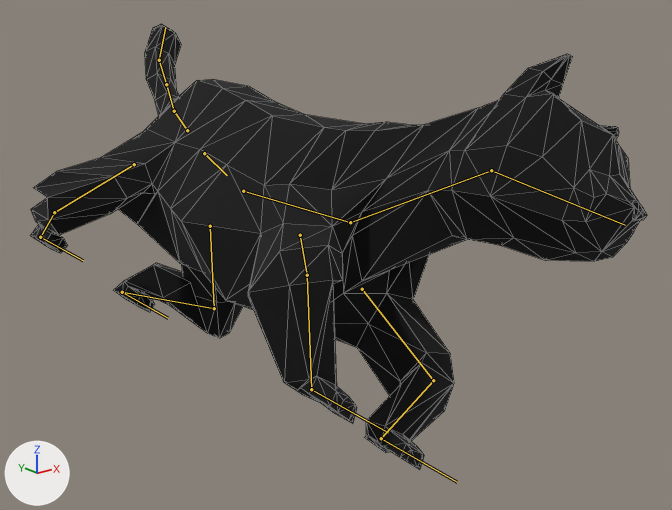
The glTF model godot/models/animal_cat.glb: old version first, new version second.
Rendered twice from a 50 mm camera at (-0.399, -0.461, 0.314) aimed at (0.027, 0.071, 0.101). The axes (+X, +Y, +Z) are drawn at lower left. The lights are the same throughout. The picture after the commit comes second. Both versions are drawn at frame 28 of the action 'NG_Side_Lie_Enter'; the numbers are the values there. The bones that bend it are drawn over the model as lines. Mesh edges are drawn as thin lines.

Names of what the first picture shows: 'animal_cat'.
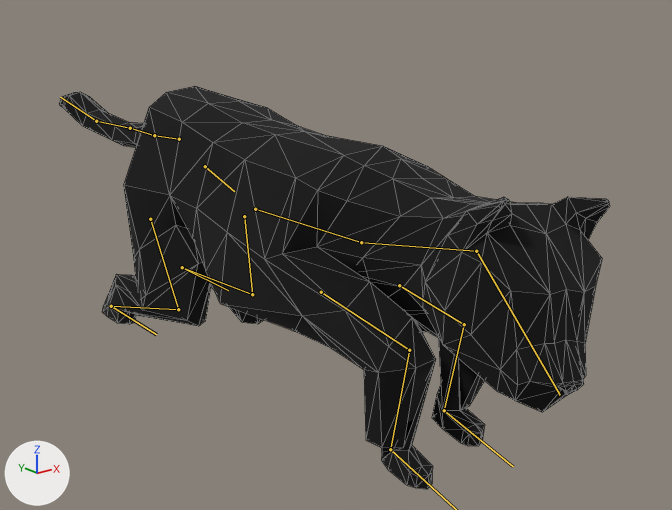
Boxes [x1, y1, x2, y2] around the edits, measured in the pictures (672 x 510 px):
'animal_cat', posed (11% narrower, 9% shorter)
    before: [31, 24, 647, 469]
    after: [59, 86, 610, 489]
bone 'Bone', root to tip
    before: (204, 153) to (227, 175)
    after: (205, 166) to (234, 191)
bone 'Bone.002', root to tip
    before: (350, 222) to (491, 170)
    after: (361, 242) to (476, 251)
bone 'Bone.003', root to tip
    before: (491, 170) to (625, 225)
    after: (476, 251) to (560, 395)
bone 'Bone.014', root to tip
    before: (300, 235) to (307, 275)
    after: (321, 292) to (409, 350)
bone 'Bone.015', root to tip
    before: (307, 275) to (311, 389)
    after: (409, 350) to (390, 449)
bone 'Bone.017', root to tip
    before: (362, 289) to (433, 380)
    after: (399, 285) to (464, 324)
bone 'Bone.018', root to tip
    before: (433, 380) to (381, 438)
    after: (464, 324) to (444, 410)
bone 'Bone.019', root to tip
    before: (381, 438) to (457, 482)
    after: (444, 410) to (513, 466)
bone 'Bone.004', root to tip
    before: (187, 130) to (174, 111)
    after: (179, 139) to (154, 135)
bone 'Bone.005', root to tip
    before: (174, 111) to (166, 84)
    after: (154, 135) to (130, 128)
bone 'Bone.006', root to tip
    before: (166, 84) to (159, 60)
    after: (130, 128) to (96, 121)
bone 'Bone.007', root to tip
    before: (159, 60) to (165, 27)
    after: (96, 121) to (60, 97)
bone 'Bone.008', root to tip
    before: (210, 226) to (214, 308)
    after: (244, 216) to (252, 294)
bone 'Bone.009', root to tip
    before: (214, 308) to (122, 292)
    after: (252, 294) to (182, 267)
bone 'Bone.010', root to tip
    before: (122, 292) to (168, 318)
    after: (182, 267) to (228, 290)
bone 'Bone.011', root to tip
    before: (134, 164) to (54, 212)
    after: (150, 219) to (178, 309)
bone 'Bone.012', root to tip
    before: (54, 212) to (40, 237)
    after: (178, 309) to (111, 306)
bone 'Bone.013', root to tip
    before: (40, 237) to (83, 260)
    after: (111, 306) to (156, 334)

Patch to the scene script:
```diff
--- a/godot/models/animal_cat.glb.py
+++ b/godot/models/animal_cat.glb.py
@@ bone_bone @@
 bone_bone = bpy.data.objects['Armature'].pose.bones['Bone']
-bone_bone.location = (0.0366, 0.0095, 0.0)
-bone_bone.rotation_quaternion = (0.932, 0.091, -0.352, 0.0)  # degrees (13, -41, -5)
+bone_bone.location = (0.0473, 0.0122, 0.0)
+bone_bone.rotation_quaternion = (0.997, 0.019, -0.072, 0.0)  # degrees (2, -8, 0)
@@ bone_bone_002 @@
 bone_bone_002 = bpy.data.objects['Armature'].pose.bones['Bone.002']  # child of 'Bone.001'
-bone_bone_002.rotation_quaternion = (1.0, 0.0, 0.0, 0.0)  # degrees (0, 0, 0)
+bone_bone_002.rotation_quaternion = (0.976, -0.216, 0.015, -0.006)  # degrees (-25, 1, -1)
@@ bone_bone_003 @@
 bone_bone_003 = bpy.data.objects['Armature'].pose.bones['Bone.003']  # child of 'Bone.002'
-bone_bone_003.rotation_quaternion = (1.0, 0.0, 0.0, 0.0)  # degrees (0, 0, 0)
+bone_bone_003.rotation_quaternion = (0.995, 0.003, 0.057, -0.088)  # degrees (0, 7, -10)
@@ bone_bone_014 @@
 bone_bone_014 = bpy.data.objects['Armature'].pose.bones['Bone.014']  # child of 'Bone.001'
-bone_bone_014.rotation_quaternion = (0.843, -0.279, -0.083, -0.452)  # degrees (-25, -23, -51)
+bone_bone_014.rotation_quaternion = (0.73, -0.164, -0.305, -0.589)  # degrees (9, -40, -81)
@@ bone_bone_015 @@
 bone_bone_015 = bpy.data.objects['Armature'].pose.bones['Bone.015']  # child of 'Bone.014'
-bone_bone_015.rotation_quaternion = (0.806, 0.561, -0.187, -0.027)  # degrees (72, -16, -15)
+bone_bone_015.rotation_quaternion = (0.715, 0.521, -0.408, 0.226)  # degrees (77, -55, -10)
@@ bone_bone_016 @@
 bone_bone_016 = bpy.data.objects['Armature'].pose.bones['Bone.016']  # child of 'Bone.015'
-bone_bone_016.rotation_quaternion = (0.83, -0.295, -0.195, -0.431)  # degrees (-23, -35, -47)
+bone_bone_016.rotation_quaternion = (0.647, -0.079, 0.094, -0.753)  # degrees (-14, 0, -99)
@@ bone_bone_017 @@
 bone_bone_017 = bpy.data.objects['Armature'].pose.bones['Bone.017']  # child of 'Bone.001'
-bone_bone_017.rotation_quaternion = (0.843, 0.29, 0.083, -0.445)  # degrees (27, 23, -50)
+bone_bone_017.rotation_quaternion = (0.662, 0.184, 0.339, -0.643)  # degrees (-15, 43, -94)
@@ bone_bone_018 @@
 bone_bone_018 = bpy.data.objects['Armature'].pose.bones['Bone.018']  # child of 'Bone.017'
-bone_bone_018.rotation_quaternion = (0.806, -0.562, 0.187, 0.002)  # degrees (-72, 18, -12)
+bone_bone_018.rotation_quaternion = (0.63, -0.652, 0.341, 0.249)  # degrees (-97, 49, -12)
@@ bone_bone_019 @@
 bone_bone_019 = bpy.data.objects['Armature'].pose.bones['Bone.019']  # child of 'Bone.018'
-bone_bone_019.rotation_quaternion = (0.831, -0.294, 0.196, 0.43)  # degrees (-23, 35, 47)
+bone_bone_019.rotation_quaternion = (0.604, -0.028, -0.009, 0.797)  # degrees (-3, 2, 106)
@@ bone_bone_004 @@
 bone_bone_004 = bpy.data.objects['Armature'].pose.bones['Bone.004']  # child of 'Bone'
-bone_bone_004.rotation_quaternion = (0.924, -0.383, 0.0, 0.0)  # degrees (-45, 0, 0)
+bone_bone_004.rotation_quaternion = (-0.819, 0.574, 0.0, 0.0)  # degrees (-70, 0, 0)
@@ bone_bone_005 @@
 bone_bone_005 = bpy.data.objects['Armature'].pose.bones['Bone.005']  # child of 'Bone.004'
-bone_bone_005.rotation_quaternion = (1.0, 0.0, 0.0, 0.0)  # degrees (0, 0, 0)
+bone_bone_005.rotation_quaternion = (0.999, -0.044, 0.0, 0.0)  # degrees (-5, 0, 0)
@@ bone_bone_006 @@
 bone_bone_006 = bpy.data.objects['Armature'].pose.bones['Bone.006']  # child of 'Bone.005'
-bone_bone_006.rotation_quaternion = (1.0, 0.0, 0.0, 0.0)  # degrees (0, 0, 0)
+bone_bone_006.rotation_quaternion = (0.995, 0.0, -0.001, 0.105)  # degrees (0, 0, 12)
@@ bone_bone_007 @@
 bone_bone_007 = bpy.data.objects['Armature'].pose.bones['Bone.007']  # child of 'Bone.006'
-bone_bone_007.rotation_quaternion = (1.0, 0.0, 0.0, 0.0)  # degrees (0, 0, 0)
+bone_bone_007.rotation_quaternion = (0.995, 0.0, 0.036, 0.098)  # degrees (0, 4, 11)
@@ bone_bone_008 @@
 bone_bone_008 = bpy.data.objects['Armature'].pose.bones['Bone.008']  # child of 'Bone'
-bone_bone_008.rotation_quaternion = (0.941, -0.052, 0.039, -0.331)  # degrees (-7, 2, -39)
+bone_bone_008.rotation_quaternion = (0.991, -0.077, 0.064, -0.091)  # degrees (-10, 6, -11)
@@ bone_bone_009 @@
 bone_bone_009 = bpy.data.objects['Armature'].pose.bones['Bone.009']  # child of 'Bone.008'
-bone_bone_009.rotation_quaternion = (0.74, 0.429, -0.154, 0.495)  # degrees (39, -41, 52)
+bone_bone_009.rotation_quaternion = (0.766, 0.586, -0.102, 0.244)  # degrees (71, -26, 16)
@@ bone_bone_010 @@
 bone_bone_010 = bpy.data.objects['Armature'].pose.bones['Bone.010']  # child of 'Bone.009'
-bone_bone_010.rotation_quaternion = (0.879, 0.333, 0.095, -0.327)  # degrees (35, 23, -34)
+bone_bone_010.rotation_quaternion = (0.828, 0.544, 0.099, -0.1)  # degrees (66, 16, -3)
@@ bone_bone_011 @@
 bone_bone_011 = bpy.data.objects['Armature'].pose.bones['Bone.011']  # child of 'Bone'
-bone_bone_011.rotation_quaternion = (0.948, -0.186, -0.048, 0.255)  # degrees (-22, 0, 30)
+bone_bone_011.rotation_quaternion = (0.897, -0.339, -0.282, -0.013)  # degrees (-45, -31, 11)
@@ bone_bone_012 @@
 bone_bone_012 = bpy.data.objects['Armature'].pose.bones['Bone.012']  # child of 'Bone.011'
-bone_bone_012.rotation_quaternion = (0.711, 0.622, 0.122, -0.306)  # degrees (76, 34, -20)
+bone_bone_012.rotation_quaternion = (0.704, 0.696, 0.091, -0.109)  # degrees (89, 16, -2)
@@ bone_bone_013 @@
 bone_bone_013 = bpy.data.objects['Armature'].pose.bones['Bone.013']  # child of 'Bone.012'
-bone_bone_013.rotation_quaternion = (0.871, 0.419, -0.024, 0.257)  # degrees (48, -15, 26)
+bone_bone_013.rotation_quaternion = (0.895, 0.417, 0.015, -0.158)  # degrees (49, 9, -16)
```
